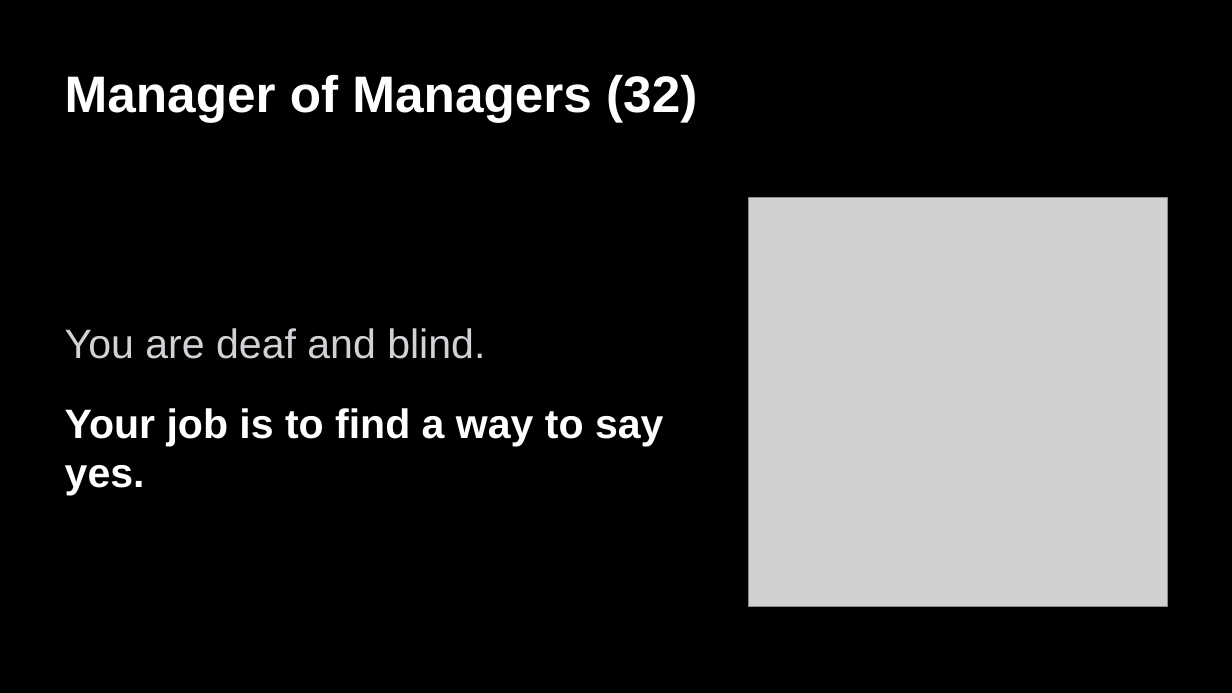
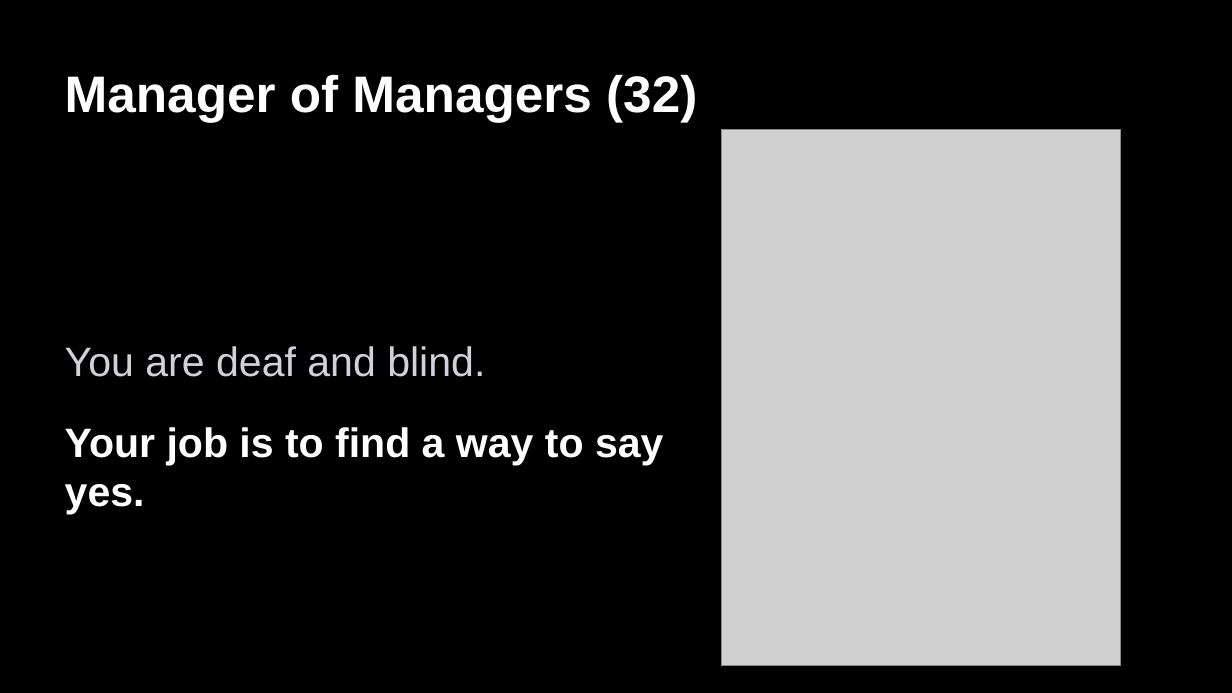
Before and after one commit to ivonnyssen/2026-0111, a slide deck: slide 13 of talk.pptx. Drawn at 1232x693 pixels with LibreOffice and Linux fonts; fonts in the diff are those of the drawing; grey boxes stand for pictures. Boxes give left, top, right and bottom in pixels: in the first picture for what was removed or moved away, otherwise in the second. Text is boxed around its words. In the diff, an @@ line names an element or a change of style, - is before the commit and + after.

```diff
--- a/talk.pptx
+++ b/talk.pptx
@@ picture resized from (x1=749, y1=198, x2=1167, y2=606) to (x1=722, y1=129, x2=1120, y2=665) @@
@@ text "You are deaf and blind." moved from (x1=65, y1=328, x2=664, y2=496) to (x1=65, y1=346, x2=664, y2=514) @@
```
Also in this commit, not shown: 10 other slides changed, 1 slide added, 1 slide removed, 35 other files.
